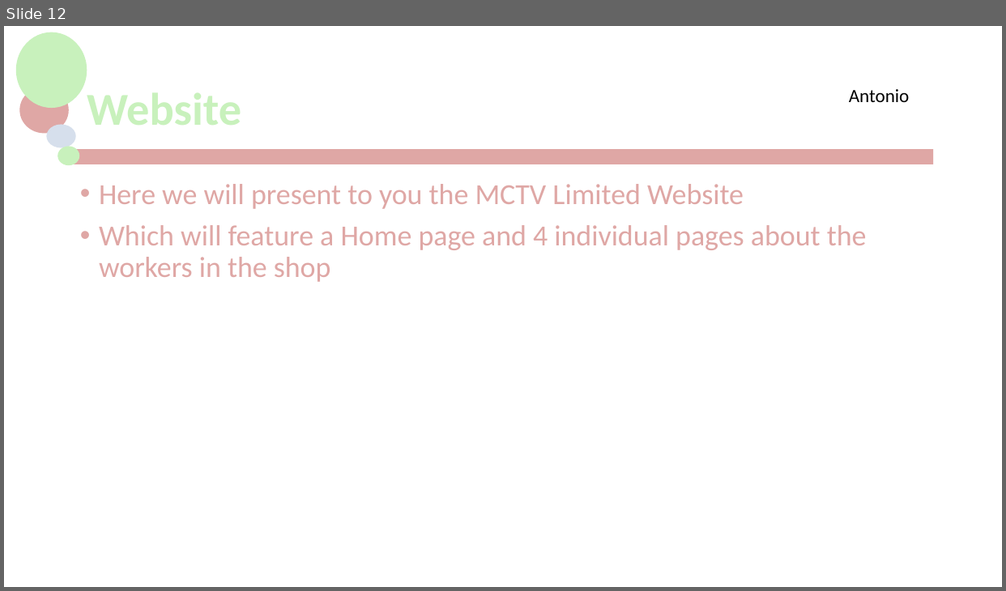
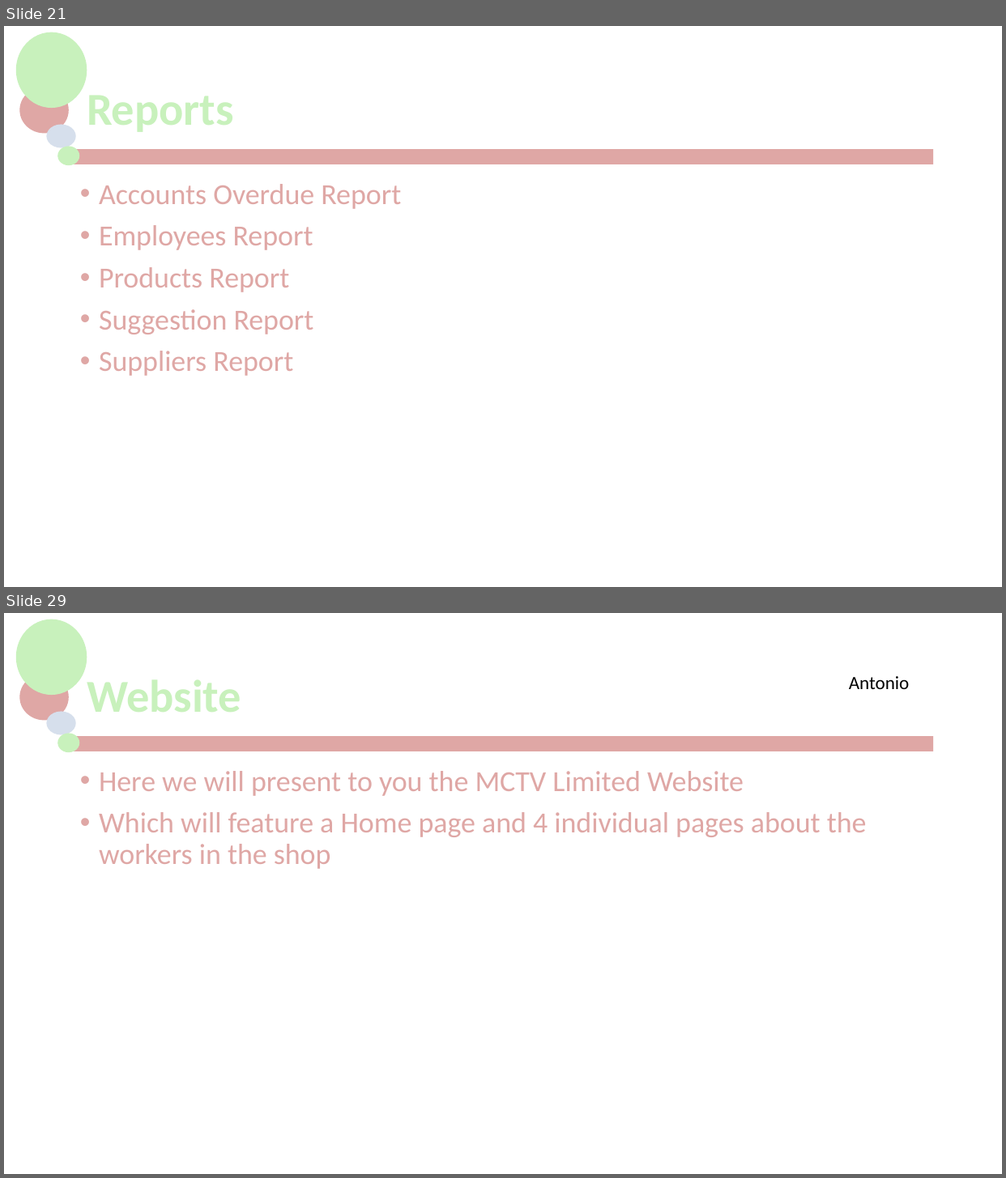
Before and after one commit to jackG97/Project, a slide deck: MCTV Limited.pptx. Shown one above the other, each under a label of ours: slide 12 before the commit, slides 21 and 29 after it; the slides between them are not shown. The pictures are 1006x591 and 1006x1178 pixels, drawn with LibreOffice and Linux fonts; fonts in the diff are those of the drawing; background and template pictures are left out. Boxes give left, top, right and bottom in pixels: in the first picture for what was removed or moved away, otherwise in the second. Text is boxed around its words. In the diff, an @@ line names an element or a change of style, - is before the commit and + after.

```diff
--- a/MCTV Limited.pptx
+++ b/MCTV Limited.pptx
@@ slide 21 added at (x1=4, y1=26, x2=1002, y2=587), background #FFFFFF; not listed: 5 template elements that a slide beside it also shows @@
@@ title added at (x1=79, y1=56, x2=933, y2=165), 44 pt, text #C8F1BC, bold @@
+Reports
@@ text added at (x1=99, y1=184, x2=401, y2=376), 28 pt, text #DFA7A5 @@
+• Accounts Overdue Report
+• Employees Report
+• Products Report
+• Suggestion Report
+• Suppliers Report
@@ what was slide 12 is now slide 29 @@
```
Also in this commit, not shown: 2 slides changed, 17 other slides added, 1 slide removed.
